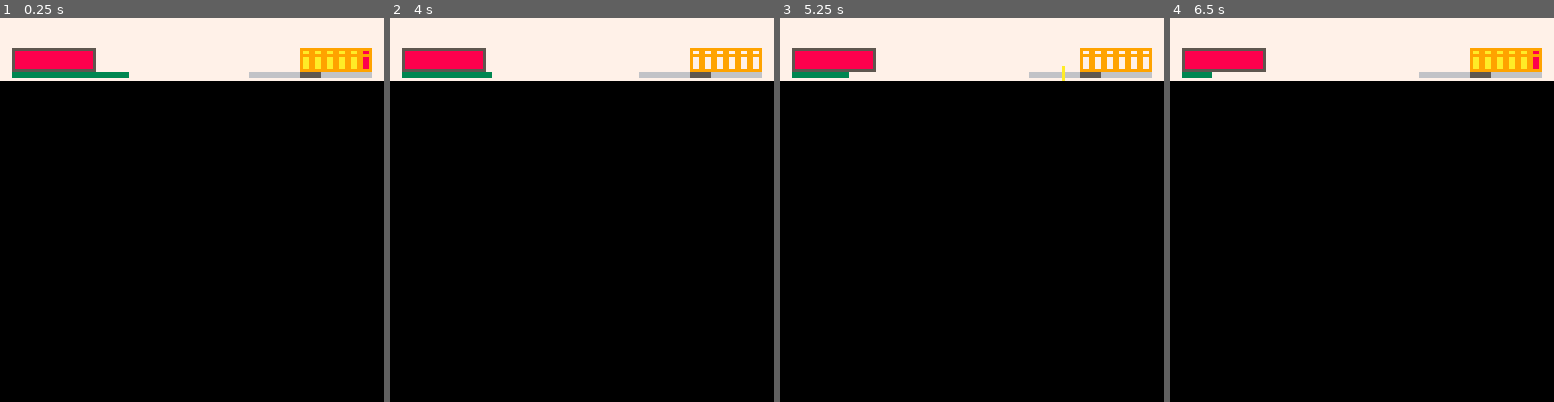
Above: before the commit, frames 1-4 (left to right).
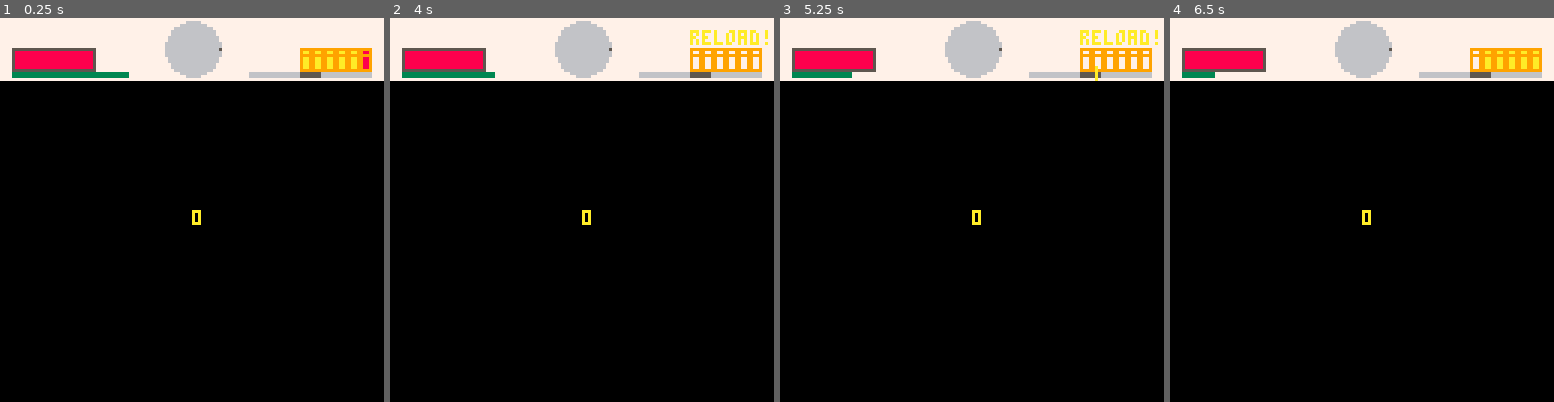
Above: after the commit, the same moments.

Repository: Gariben/Gaming
Game: PICO-8 cartridge Pico-8/Velvolver/velvolver.p8
The game is run twice, just before and just after one commit, with the same random seed, the same clock (stepped at 60 frames per second) and the same inputs.
Inputs:
- Up to frame 1 (0.25 s): no input
- Up to frame 2 (4 s): tap O (Z key) at 0.33, 0.7, 1.43, 2.22, 3.1, 3.98 s; tap X (X key) at 1.07, 2.07, 2.4, 2.73, 3.07, 3.4, 3.73 s
- Up to frame 3 (5.25 s): tap X (X key) every 0.33 s from 4.07 to 5.07 s; tap O (Z key) at 4.87 s
- Up to frame 4 (6.5 s): tap X (X key) every 0.33 s from 5.4 to 6.4 s; tap O (Z key) at 5.75 s

The runs differ from the first frame. In frame 1, 1.8% of the frame differs, in the area x 42-58%, y 0-54%; in frame 2, 2.2%; in frame 3, 2.2%, in the area x 17-99%, y 0-54%; in frame 4, 1.9%.

Commit message:
Polished reload mechanic, added buggy ult meter
It's been a while since I thought about Trig.

Diff:
--- a/Pico-8/Velvolver/velvolver.p8
+++ b/Pico-8/Velvolver/velvolver.p8
@@ -13,8 +13,8 @@
 
 function game_init()
 
-	s={h=100,s=100,b=6,r=false,rx=83}
-	p={x=0,y=0,sp=0}
+	s={h=100,s=100,u=0,b=6,r=false,rx=83,rs=true}
+	p={x=0,y=0,sp=0,r=false,s=false}
 
 	--ui elements
 	ui={by=20}
@@ -51,7 +51,13 @@
 
 
 	if(s.r==true and s.rx<124) then
-		s.rx+=1
+		s.rx+=2
+	elseif(s.r==true and s.rx>=124) then
+			sfx(4,0,0)
+			s.rx=83
+			s.b=6
+			s.rs=false
+			s.r=false
 	end
 
 	--refresh values
@@ -72,22 +78,77 @@
 	--draw health frame
 	rect(4,ui.by-10,31,ui.by-3,5)
 	if(s.h>0) then
-	rectfill(5,ui.by-9,5+(s.h/4),ui.by-4,8)
-	end
+		rectfill(5,ui.by-9,5+(s.h/4),ui.by-4,8)
+	end
+
 	--draw stamina
 	if(s.s>0) then
 		rectfill(4,ui.by-2,4+(s.s*.4)-1,ui.by-1,3)
 	end
 
+	--draw ult meter
+
+	circfill(64,10,9,6)
+
+
+	if(s.u>((1*100)/6)) then
+		circfill(69,7,2,9)
+	end
+
+	if(s.u>((1*100)/3)) then
+		circfill(69,13,2,9)
+	end
+	if(s.u>((1*100)/2)) then
+		circfill(64,16,2,9)
+	end
+	if(s.u>((2*100)/3)) then
+		circfill(59,13,2,9)
+	end
+	if(s.u>((5*100)/6)) then
+			circfill(59,7,2,9)
+	end
+	if(s.u==100) then
+		circfill(64,4,2,9)
+	end
+…(4 lines of a section not shown)…
+	for i=0,2*3.14*(s.u/100),(2*3.14/360) do
+		cx=64 + 9*cos(i)
+		cxd=cx%1
+		if (cxd>0.5) then
+			cxd=1-cxd
+			cx=cx+cxd
+		else
+			cx=cx-cxd
+		end
+		cy=10 + 9*sin(i)
+		cyd=cy%1
+		if (cyd>0.5) then
+			cyd=1-cyd
+			cy=cy+cyd
+		else
+			cy=cy-cyd
+		end
+
+		pset(cx,cy,5)
+	end
 
 	--draw bullet count
 
-	if(s.b>0) then
+	if(s.b>0 and s.rs==true) then
 		rectfill(120,ui.by-10,123,ui.by-3,8)
+	elseif (s.b>0 and s.rs==false) then
+		rectfill(120,ui.by-10,123,ui.by-3,10)
 	end
 
 	if(s.b>1) then
 	rectfill(119,ui.by-10,120-((s.b-1)*4),ui.by-3,10)
+	end
+
+	if (s.b==0) then
+		print("reload!",100,4,10)
 	end
 
 	--draw bullet frame
@@ -104,6 +165,8 @@
 		line(s.rx,ui.by-4,s.rx,ui.by,10)
 	end
 
+
+	print(s.u,64,64,10)
 end
 
 
@@ -116,11 +179,14 @@
 			--regular shot
 				sfx(0,0,0)
 				s.b=s.b-1
-			elseif(s.b==1) then
+			elseif(s.b==1 and s.rs==true) then
 			--power shot
 				sfx(1,0,0)
 				s.b=s.b-1
-
+			elseif(s.b==1) then
+			--regular shot
+				sfx(0,0,0)
+				s.b=s.b-1
 			else
 				sfx(2,0,0)
 				s.rx=83
@@ -130,8 +196,11 @@
 		else
 			if(s.rx>=100 and s.rx<106) then
 				sfx(3,0,0)
+				s.u+=5
+				s.rs=true
 			else
 				sfx(4,0,0)
+				s.rs=false
 			end
 			s.b=6
 			s.r=false
@@ -143,27 +212,27 @@
 function roll()
 	if(s.s==100) then
 		sfx(5,0,0)
-		s.s=s.s-100
+		s.s=s.s-98
 	end
 
 end
 __gfx__
-00555500555500009999000099990000999900000000000000000000000000000000000000000000000000000000000000000000000000000000000000000000
-0056650050050000900900009aa90000988900000000000000000000000000000000000000000000000000000000000000000000000000000000000000000000
-00565500500500009999000099990000999900000000000000000000000000000000000000000000000000000000000000000000000000000000000000000000
-0056550050050000900900009aa90000988900000000000000000000000000000000000000000000000000000000000000000000000000000000000000000000
-0056550050050000900900009aa90000988900000000000000000000000000000000000000000000000000000000000000000000000000000000000000000000
-0056650050050000900900009aa90000988900000000000000000000000000000000000000000000000000000000000000000000000000000000000000000000
-0559955050050000900900009aa90000988900000000000000000000000000000000000000000000000000000000000000000000000000000000000000000000
-559cc955555500009999000099990000999900000000000000000000000000000000000000000000000000000000000000000000000000000000000000000000
-559cc955000000000000000000000000000000000000000000000000000000000000000000000000000000000000000000000000000000000000000000000000
-05599550000000000000000000000000000000000000000000000000000000000000000000000000000000000000000000000000000000000000000000000000
-00566500000000000000000000000000000000000000000000000000000000000000000000000000000000000000000000000000000000000000000000000000
-00565500000000000000000000000000000000000000000000000000000000000000000000000000000000000000000000000000000000000000000000000000
-00565500000000000000000000000000000000000000000000000000000000000000000000000000000000000000000000000000000000000000000000000000
-00565500000000000000000000000000000000000000000000000000000000000000000000000000000000000000000000000000000000000000000000000000
-00566500000000000000000000000000000000000000000000000000000000000000000000000000000000000000000000000000000000000000000000000000
-00555500000000000000000000000000000000000000000000000000000000000000000000000000000000000000000000000000000000000000000000000000
+00000000555500009999000000000000000000000000000000000000000000000000000000000000000000000000000000000000000000000000000000000000
+00000000500500009009000000000000000000000000000000000000000000000000000000000000000000000000000000000000000000000000000000000000
+00000000500500009999000000000000000000000000000000000000000000000000000000000000000000000000000000000000000000000000000000000000
+00000000500500009009000000000000000000000000000000000000000000000000000000000000000000000000000000000000000000000000000000000000
+00000000500500009009000000000000000000000000000000000000000000000000000000000000000000000000000000000000000000000000000000000000
+00000000500500009009000000000000000000000000000000000000000000000000000000000000000000000000000000000000000000000000000000000000
+00000000500500009009000000000000000000000000000000000000000000000000000000000000000000000000000000000000000000000000000000000000
+00000000555500009999000000000000000000000000000000000000000000000000000000000000000000000000000000000000000000000000000000000000
+00000000000000000000000000000000000000000000000000000000000000000000000000000000000000000000000000000000000000000000000000000000
+00000000000000000000000000000000000000000000000000000000000000000000000000000000000000000000000000000000000000000000000000000000
+00000000000000000000000000000000000000000000000000000000000000000000000000000000000000000000000000000000000000000000000000000000
+00000000000000000000000000000000000000000000000000000000000000000000000000000000000000000000000000000000000000000000000000000000
+00000000000000000000000000000000000000000000000000000000000000000000000000000000000000000000000000000000000000000000000000000000
+00000000000000000000000000000000000000000000000000000000000000000000000000000000000000000000000000000000000000000000000000000000
+00000000000000000000000000000000000000000000000000000000000000000000000000000000000000000000000000000000000000000000000000000000
+00000000000000000000000000000000000000000000000000000000000000000000000000000000000000000000000000000000000000000000000000000000
 00000000000000000000000000000000000000000000000000000000000000000000000000000000000000000000000000000000000000000000000000000000
 00000000000000000000000000000000000000000000000000000000000000000000000000000000000000000000000000000000000000000000000000000000
 00000000000000000000000000000000000000000000000000000000000000000000000000000000000000000000000000000000000000000000000000000000
Not shown, changed: the sound effects (__sfx__) section of Pico-8/Velvolver/velvolver.p8
